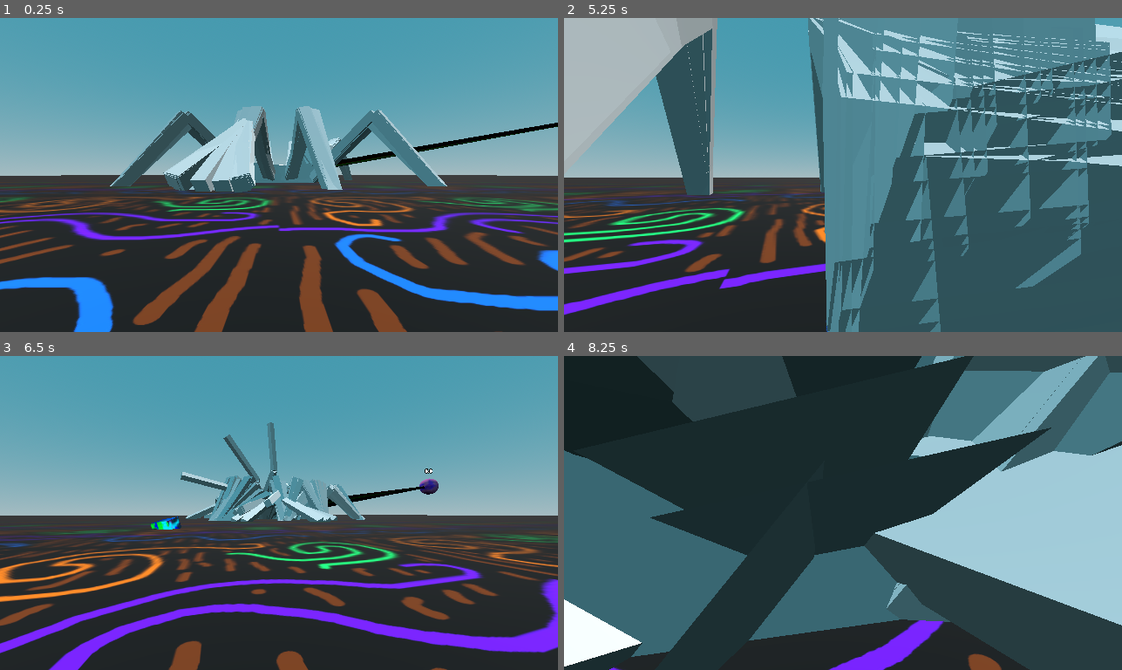
Above: before the commit, frames 1-4 (two rows, left to right).
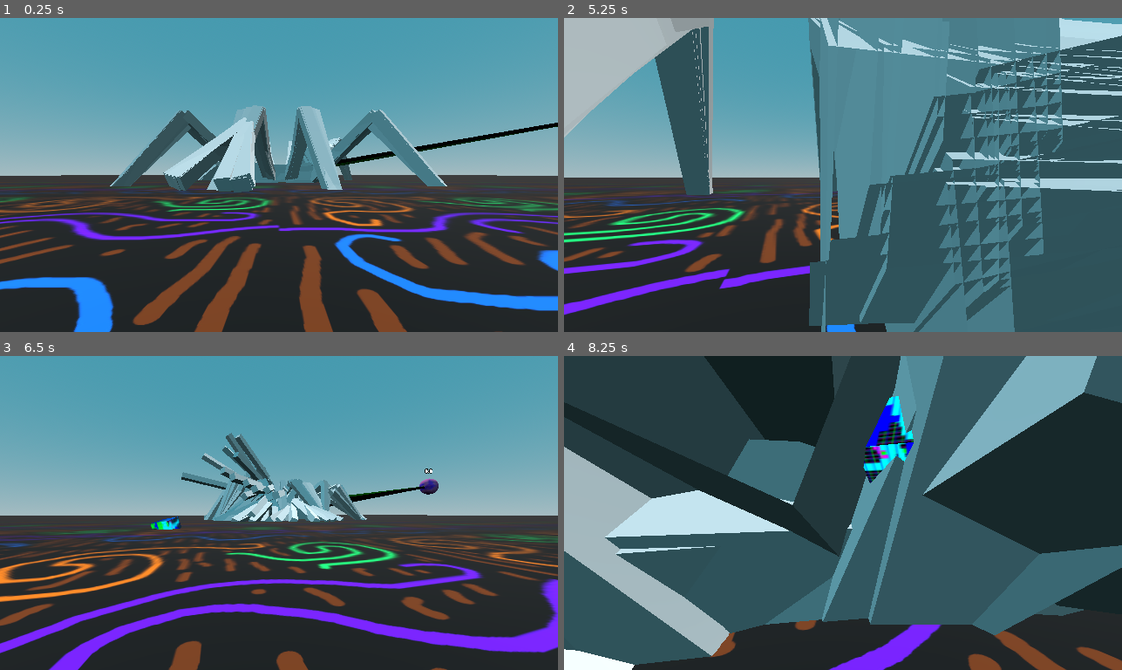
Above: after the commit, the same moments.

Repository: officialErnests/de-ai-ed
Game: Godot game, scene res://scenes/main.tscn
The game is run twice, just before and just after one commit, with the same random seed, the same clock (stepped at 60 frames per second) and the same inputs.
Inputs (mouse positions are in pixels of both pictures, inside the frame that each line leads up to):
- Up to frame 1 (0.25 s): no input
- Up to frame 2 (5.25 s): tap Enter at 0.5 s; move the mouse to (870, 175) at 0.52 s; press the mouse at (870, 175) at 0.53 s; hold W (movement_forward) 0.53-1.25 s; release the mouse at (870, 175) at 1.25 s; drag from (731, 190) to (815, 237) at 1.27 s; move the mouse to (898, 105) at 2.02 s; hold D (movement_right) 2.03-2.75 s; hold Mouse wheel down (scroll_down) 2.03-2.75 s; drag from (815, 237) to (675, 127) at 2.77 s; move the mouse to (1010, 222) at 3.52 s; press the mouse at (1010, 222) at 3.53 s; hold A (movement_left) 3.53-4.25 s; release the mouse at (1010, 222) at 4.25 s; drag from (675, 127) to (759, 96) at 4.27 s; tap Space at 5 s; move the mouse to (870, 175) at 5.02 s; hold S (movement_backward) from 5.03 s (still down); hold Mouse wheel down (scroll_down) from 5.03 s (still down); click (870, 175) at 5.17 s
- Up to frame 3 (6.5 s): release S (movement_backward) at 5.75 s; release Mouse wheel down (scroll_down) at 5.75 s; drag from (195, 434) to (167, 528) at 5.77 s
- Up to frame 4 (8.25 s): move the mouse to (965, 497) at 6.52 s; press the mouse at (965, 497) at 6.53 s; hold W (movement_forward) 6.53-7.25 s; release the mouse at (965, 497) at 7.25 s; drag from (731, 528) to (815, 575) at 7.27 s; move the mouse to (898, 443) at 8.02 s; hold S (movement_backward) from 8.03 s (still down); hold Mouse wheel down (scroll_down) from 8.03 s (still down)

The runs differ from the first frame. In frame 1, 1.2% of the frame differs, in the area x 21-100%, y 27-56%; in frame 2, 25%; in frame 3, 3.4%; in frame 4, 61%, in the area x 0-100%, y 0-100%.

Commit message:
bit broken but somewhat working :DD make gui for debuging :DD

Diff:
--- a/scenes/main.tscn
+++ b/scenes/main.tscn
@@ -93,5 +93,4 @@
 [node name="Spidersss" type="Node3D" parent="."]
 script = ExtResource("7_tipki")
 training_time = 5
-mutation_chance = 100
-mutation_range = 100.0
+mutation_range = 1.0
--- a/scenes/spider.tscn
+++ b/scenes/spider.tscn
@@ -485,7 +485,6 @@
 
 [node name="Spider" type="Node3D" node_paths=PackedStringArray("goal", "text", "line")]
 script = ExtResource("1_algeo")
-LAYER_COUNT = 2
 goal = NodePath("Goal")
 text = NodePath("Goal/Label3D")
 line = NodePath("Goal/MeshInstance3D")
@@ -766,10 +765,10 @@
 shape = SubResource("BoxShape3D_5iqwl")
 
 [node name="Physical Bone Leg_FL_l" type="PhysicalBone3D" parent="Skeleton3D/PhysicalBoneSimulator3D" groups=["Movable"]]
-transform = Transform3D(0.72792345, 0.46938565, 0.4998046, 0.029961886, 0.7064692, -0.70710933, -0.6850035, 0.5296965, 0.5001918, -0.73749995, 0.33587578, -0.4874999)
+transform = Transform3D(0.72792345, 0.46938565, 0.49980453, 0.02996188, 0.7064692, -0.70710933, -0.68500346, 0.5296965, 0.5001918, -0.73749995, 0.33587578, -0.4874999)
 joint_type = 5
-joint_offset = Transform3D(1, 0, 0, 0, 1, 0, 0, 0, 1, 0.00012995578, -3.829612e-06, 0.47500002)
-body_offset = Transform3D(0.6429591, 0.76590055, -0.00016967021, -0.00027358532, 8.106232e-06, -1.0000001, -0.76590043, 0.6429591, 0.00021469593, -2.9802322e-08, 0.47500014, 1.4901161e-08)
+joint_offset = Transform3D(1, 0, 0, 0, 1, 0, 0, 0, 1, 0.00012993584, -3.831347e-06, 0.47500002)
+body_offset = Transform3D(0.6429592, 0.76590055, -0.0001696404, -0.00027355552, 8.106232e-06, -1.0000001, -0.7659005, 0.6429591, 0.00021466613, -2.9802322e-08, 0.47500014, 1.4901161e-08)
 bone_name = "Leg_FL.l"
 joint_constraints/x/linear_limit_enabled = true
 joint_constraints/x/linear_limit_upper = 0.0
@@ -1136,10 +1135,10 @@
 shape = SubResource("CapsuleShape3D_c7em6")
 
 [node name="Physical Bone Leg_MbU_l" type="PhysicalBone3D" parent="Skeleton3D/PhysicalBoneSimulator3D" groups=["Movable"]]
-transform = Transform3D(0.98275197, 0.13828163, -0.12278781, -0.011135772, 0.7070192, 0.7071067, 0.1845932, -0.6935431, 0.6963644, 0.3280421, 0.3181982, -1.2597282)
+transform = Transform3D(0.98275197, 0.13828163, -0.12278782, -0.011135772, 0.7070192, 0.7071067, 0.1845932, -0.6935431, 0.6963644, 0.3280421, 0.3181982, -1.2597282)
 joint_type = 5
-joint_offset = Transform3D(1, 0, 0, 0, 1, 0, 0, 0, 1, -2.8647417e-08, 2.3915308e-07, 0.5)
-body_offset = Transform3D(0.25881916, -0.9659257, 2.3841858e-07, 1.3411045e-07, -1.7881393e-07, -0.9999998, 0.96592593, 0.25881913, 5.075708e-08, 1.1920929e-07, 0.4999999, -5.9604645e-08)
+joint_offset = Transform3D(1, 0, 0, 0, 1, 0, 0, 0, 1, -3.224577e-08, 2.381889e-07, 0.5)
+body_offset = Transform3D(0.25881916, -0.9659257, 2.3841858e-07, 1.3411045e-07, -1.7881393e-07, -0.9999998, 0.96592593, 0.25881913, 5.820766e-08, 1.1920929e-07, 0.4999999, -5.9604645e-08)
 bone_name = "Leg_MbU.l"
 joint_constraints/x/linear_limit_enabled = true
 joint_constraints/x/linear_limit_upper = 0.0
@@ -1210,10 +1209,10 @@
 shape = SubResource("CapsuleShape3D_c7em6")
 
 [node name="Physical Bone Leg_MfL_l" type="PhysicalBone3D" parent="Skeleton3D/PhysicalBoneSimulator3D" groups=["Movable"]]
-transform = Transform3D(0.9780143, 0.16855639, 0.1227881, -0.032958146, 0.7063384, -0.70710677, -0.2059173, 0.68751365, 0.6963643, -0.20832476, 0.33587748, -0.5807731)
+transform = Transform3D(0.9780143, 0.16855639, 0.12278812, -0.032958146, 0.7063384, -0.70710677, -0.2059173, 0.68751365, 0.6963643, -0.20832476, 0.33587748, -0.5807731)
 joint_type = 5
-joint_offset = Transform3D(1, 0, 0, 0, 1, 0, 0, 0, 1, 3.569247e-07, -1.1360265e-06, 0.47500134)
-body_offset = Transform3D(0.5000003, -0.86602557, 0, 4.4703484e-08, 5.9604645e-08, -1.0000002, 0.8660254, 0.5000003, 7.4505806e-08, -1.1622906e-06, 0.47500145, 2.2351742e-07)
+joint_offset = Transform3D(1, 0, 0, 0, 1, 0, 0, 0, 1, 3.630545e-07, -1.1324876e-06, 0.47500134)
+body_offset = Transform3D(0.5000003, -0.86602557, 0, 4.4703484e-08, 5.9604645e-08, -1.0000002, 0.8660254, 0.5000003, 5.9604645e-08, -1.1622906e-06, 0.47500145, 2.2351742e-07)
 bone_name = "Leg_MfL.l"
 joint_constraints/x/linear_limit_enabled = true
 joint_constraints/x/linear_limit_upper = 0.0
@@ -1432,10 +1431,10 @@
 shape = SubResource("CapsuleShape3D_c7em6")
 
 [node name="Physical Bone Leg_FU_r" type="PhysicalBone3D" parent="Skeleton3D/PhysicalBoneSimulator3D" groups=["Movable"]]
-transform = Transform3D(-0.7090169, -0.4972879, 0.49999982, 0.002708912, 0.7071011, 0.70710725, -0.70518637, 0.50270545, -0.49999952, -1.2249994, 0.31819797, 0.97500026)
+transform = Transform3D(-0.7090169, -0.4972879, 0.49999985, 0.002708912, 0.7071011, 0.70710725, -0.70518637, 0.50270545, -0.49999952, -1.2249994, 0.31819797, 0.97500026)
 joint_type = 5
-joint_offset = Transform3D(1, 0, 0, 0, 1, 0, 0, 0, 1, 6.098564e-07, -1.2665983e-07, 0.49999994)
-body_offset = Transform3D(0.9063078, 0.42261782, -4.4703484e-08, -3.874302e-07, 8.940697e-07, -1, -0.4226179, 0.9063079, 7.4505806e-07, -4.7683716e-07, 0.49999994, 0)
+joint_offset = Transform3D(1, 0, 0, 0, 1, 0, 0, 0, 1, 5.9635136e-07, -1.3295731e-07, 0.49999994)
+body_offset = Transform3D(0.9063078, 0.42261782, -1.4901161e-08, -3.874302e-07, 8.940697e-07, -1, -0.4226179, 0.9063079, 7.4505806e-07, -4.7683716e-07, 0.49999994, 0)
 bone_name = "Leg_FU.r"
 joint_constraints/x/linear_limit_enabled = true
 joint_constraints/x/linear_limit_upper = 0.0
@@ -1506,10 +1505,10 @@
 shape = SubResource("CapsuleShape3D_c7em6")
 
 [node name="Physical Bone Leg_BL_r" type="PhysicalBone3D" parent="Skeleton3D/PhysicalBoneSimulator3D" groups=["Movable"]]
-transform = Transform3D(-0.72431505, -0.47473025, -0.49999902, 0.024957392, 0.7066661, -0.70710695, 0.6890174, -0.5246468, -0.50000083, 0.7375001, 0.33587572, 0.4874999)
+transform = Transform3D(-0.72431505, -0.47473025, -0.499999, 0.024957392, 0.7066661, -0.70710695, 0.6890174, -0.5246468, -0.5000008, 0.7375001, 0.33587572, 0.4874999)
 joint_type = 5
-joint_offset = Transform3D(1, 0, 0, 0, 1, 0, 0, 0, 1, 6.1435566e-07, 1.11353636e-07, 0.475)
-body_offset = Transform3D(0.17364812, -0.98480785, -1.1920929e-07, -1.3411045e-06, -1.4901161e-07, -1, 0.98480797, 0.17364815, -1.2516975e-06, 5.9604645e-08, 0.475, -2.9802322e-08)
+joint_offset = Transform3D(1, 0, 0, 0, 1, 0, 0, 0, 1, 6.3075487e-07, 9.987078e-08, 0.475)
+body_offset = Transform3D(0.17364812, -0.98480785, -1.4901161e-07, -1.3411045e-06, -1.4901161e-07, -1, 0.98480797, 0.17364815, -1.2814999e-06, 5.9604645e-08, 0.475, -2.9802322e-08)
 bone_name = "Leg_BL.r"
 joint_constraints/x/linear_limit_enabled = true
 joint_constraints/x/linear_limit_upper = 0.0
@@ -1580,10 +1579,10 @@
 shape = SubResource("CapsuleShape3D_c7em6")
 
 [node name="Physical Bone Leg_BU_r" type="PhysicalBone3D" parent="Skeleton3D/PhysicalBoneSimulator3D" groups=["Movable"]]
-transform = Transform3D(-0.70036596, 0.50939894, -0.5000003, 0.009444355, 0.7070445, 0.70710605, 0.7137215, 0.4905108, -0.50000083, 1.2250001, 0.3181979, 0.9750002)
+transform = Transform3D(-0.70036596, 0.50939894, -0.50000024, 0.009444355, 0.7070445, 0.70710605, 0.7137215, 0.49051082, -0.50000083, 1.2250001, 0.3181979, 0.9750002)
 joint_type = 5
-joint_offset = Transform3D(1, 0, 0, 0, 1, 0, 0, 0, 1, 9.227746e-08, 4.866811e-07, 0.50000036)
-body_offset = Transform3D(-0.6427877, -0.7660442, 9.834766e-07, -5.066395e-07, -8.6426735e-07, -0.9999999, 0.7660443, -0.6427877, 2.4586916e-07, -5.9604645e-08, 0.50000024, 1.1920929e-07)
+joint_offset = Transform3D(1, 0, 0, 0, 1, 0, 0, 0, 1, 6.944756e-08, 5.058376e-07, 0.5000003)
+body_offset = Transform3D(-0.6427877, -0.76604414, 9.834766e-07, -5.066395e-07, -8.791685e-07, -0.9999999, 0.7660443, -0.6427877, 3.054738e-07, -5.9604645e-08, 0.50000024, 1.1920929e-07)
 bone_name = "Leg_BU.r"
 joint_constraints/x/linear_limit_enabled = true
 joint_constraints/x/linear_limit_upper = 0.0
@@ -1654,10 +1653,10 @@
 shape = SubResource("CapsuleShape3D_c7em6")
 
 [node name="Physical Bone Leg_MbL_r" type="PhysicalBone3D" parent="Skeleton3D/PhysicalBoneSimulator3D" groups=["Movable"]]
-transform = Transform3D(-0.988315, -0.090314806, -0.122787565, 0.023268193, 0.7067238, -0.7071069, 0.15063912, -0.7017013, -0.6963643, 0.2083242, 0.33587572, 0.580773)
+transform = Transform3D(-0.988315, -0.090314806, -0.12278756, 0.023268193, 0.7067238, -0.7071068, 0.15063912, -0.7017013, -0.6963642, 0.2083242, 0.33587572, 0.580773)
 joint_type = 5
-joint_offset = Transform3D(1, 0, 0, 0, 1, 0, 0, 0, 1, 8.983529e-08, 3.300788e-08, 0.47500002)
-body_offset = Transform3D(-0.25881976, -0.9659256, 1.7881393e-07, -2.0861626e-07, -8.940697e-08, -0.9999999, 0.9659255, -0.2588197, -1.4901161e-07, -2.9802322e-08, 0.47499996, -7.450581e-09)
+joint_offset = Transform3D(1, 0, 0, 0, 1, 0, 0, 0, 1, 1.0033603e-07, 4.4849678e-08, 0.47499996)
+body_offset = Transform3D(-0.25881976, -0.9659256, 2.0861626e-07, -2.0861626e-07, -8.940697e-08, -1, 0.9659255, -0.2588197, -1.6391277e-07, -2.9802322e-08, 0.47499996, -7.450581e-09)
 bone_name = "Leg_MbL.r"
 joint_constraints/x/linear_limit_enabled = true
 joint_constraints/x/linear_limit_upper = 0.0
@@ -1728,10 +1727,10 @@
 shape = SubResource("CapsuleShape3D_c7em6")
 
 [node name="Physical Bone Leg_MbU_r" type="PhysicalBone3D" parent="Skeleton3D/PhysicalBoneSimulator3D" groups=["Movable"]]
-transform = Transform3D(-0.9827518, 0.1382814, -0.122789845, 0.011134148, 0.7070193, 0.70710665, 0.1845945, 0.6935431, -0.6963641, 0.32804227, 0.318198, 1.2597282)
+transform = Transform3D(-0.9827517, 0.13828138, -0.12278986, 0.011134132, 0.7070193, 0.70710665, 0.18459448, 0.6935431, -0.6963641, 0.32804227, 0.318198, 1.2597282)
 joint_type = 5
-joint_offset = Transform3D(1, 0, 0, 0, 1, 0, 0, 0, 1, -1.0589936e-06, 1.7576878e-07, 0.4999999)
-body_offset = Transform3D(-0.25881904, -0.9659258, -2.0861626e-07, 2.0861626e-06, -3.5762787e-07, -1.0000001, 0.9659257, -0.25881904, 2.1368032e-06, 0, 0.5, 0)
+joint_offset = Transform3D(1, 0, 0, 0, 1, 0, 0, 0, 1, -1.051797e-06, 1.7384042e-07, 0.49999994)
+body_offset = Transform3D(-0.25881904, -0.9659258, -2.0861626e-07, 2.0861626e-06, -3.2782555e-07, -1.0000001, 0.96592575, -0.25881907, 2.121902e-06, 0, 0.5, 0)
 bone_name = "Leg_MbU.r"
 joint_constraints/x/linear_limit_enabled = true
 joint_constraints/x/linear_limit_upper = 0.0
@@ -1876,10 +1875,10 @@
 shape = SubResource("CapsuleShape3D_c7em6")
 
 [node name="Physical Bone Leg_MfU_r" type="PhysicalBone3D" parent="Skeleton3D/PhysicalBoneSimulator3D" groups=["Movable"]]
-transform = Transform3D(-0.9850555, -0.12078359, 0.12278857, 0.0014393724, 0.70710564, 0.7071066, -0.17223135, 0.69671595, -0.6963644, -0.32804242, 0.31819814, 1.2597282)
+transform = Transform3D(-0.9850555, -0.120783575, 0.12278858, 0.0014393724, 0.70710564, 0.70710653, -0.17223135, 0.6967159, -0.69636446, -0.32804242, 0.31819814, 1.2597282)
 joint_type = 5
-joint_offset = Transform3D(1, 0, 0, 0, 1, 0, 0, 0, 1, 3.4645245e-07, 2.8312172e-07, 0.50000006)
-body_offset = Transform3D(-1.4305115e-06, -0.9999997, 5.662441e-07, -7.748604e-07, -6.2584877e-07, -0.9999999, 1, -1.4007092e-06, -6.92904e-07, 0, 0.5, 0)
+joint_offset = Transform3D(1, 0, 0, 0, 1, 0, 0, 0, 1, 3.5017766e-07, 2.3841817e-07, 0.50000006)
+body_offset = Transform3D(-1.4305115e-06, -0.99999976, 4.7683716e-07, -7.748604e-07, -5.9604645e-07, -0.9999999, 1, -1.4007092e-06, -7.003546e-07, 0, 0.5, 0)
 bone_name = "Leg_MfU.r"
 joint_constraints/x/linear_limit_enabled = true
 joint_constraints/x/linear_limit_upper = 0.0
--- a/scripts/agent.gd
+++ b/scripts/agent.gd
@@ -28,7 +28,8 @@
 	neuron_layers.append(Neuron_Layer.new(NEURONS_IN_LAYER, 16, null))
 
 func loadBrain(p_brain):
-	neuron_layers = p_brain
+	for iter_neuron_layers in p_brain:
+		neuron_layers.append(Neuron_Layer.new(null, null, iter_neuron_layers))
 
 var timesss = 0
 func _process(delta: float) -> void:
@@ -55,7 +56,10 @@
 	return points
 
 func getBrain():
-	return neuron_layers
+	var res = []
+	for iter_neuron_layer in neuron_layers:
+		res.append(iter_neuron_layer.getNeuronLayer())
+	return res
 
 func flavoring(p_mutation_chance, p_mutation_range):
 	for iter_neuron_layer in neuron_layers:
@@ -81,13 +85,17 @@
 	var neurons = []
 	func _init(p_inputs, p_neurons, p_load) -> void:
 		if p_load:
-			for i in range(p_neurons):
-				neurons.append(Neuron.new(p_inputs))
-				neurons[i].load(p_load[i][0], p_load[i][1])
+			for neuron in p_load:
+				neurons.append(Neuron.new(neuron[0].size()).load(neuron[0], neuron[1]))
 		else:
 			for i in range(p_neurons):
 				neurons.append(Neuron.new(p_inputs))
 				neurons[i].scramble()
+	func getNeuronLayer():
+		var res = []
+		for iter_neuron in neurons:
+			res.append(iter_neuron.getNeuron())
+		return res
 	func flavor(p_mutation_chance, p_mutation_range):
 		for iter_neuron in neurons:
 			iter_neuron.flavorful(p_mutation_chance, p_mutation_range)
@@ -106,6 +114,8 @@
 	func load(p_weights, p_bias):
 		weights = p_weights
 		bias = p_bias
+		return self
+		print("A" + p_weights)
 	func flavorful(p_mutation_chance, p_mutation_range):
 		for iter_weight in weights:
 			if randf_range(0, 100) < p_mutation_chance:
@@ -114,7 +124,8 @@
 		if randf_range(0, 100) < p_mutation_chance:
 			bias += randf_range(-p_mutation_range, p_mutation_range)
 			bias *= 0.99
-
+	func getNeuron():
+		return [weights, bias]
 	func scramble():
 		for i in range(inputs_size):
 			weights.append(randf_range(-1, 1))
--- a/scripts/spidersss.gd
+++ b/scripts/spidersss.gd
@@ -40,7 +40,6 @@
 				spawnSpider(x + 2, y, p_randomm_picker.getMax(), false)
 				continue
 			spawnSpider(x + 2, y, p_randomm_picker.getRandom(), true)
-
 
 func summonSpiders():
 	for y in range(spiders_batches):
